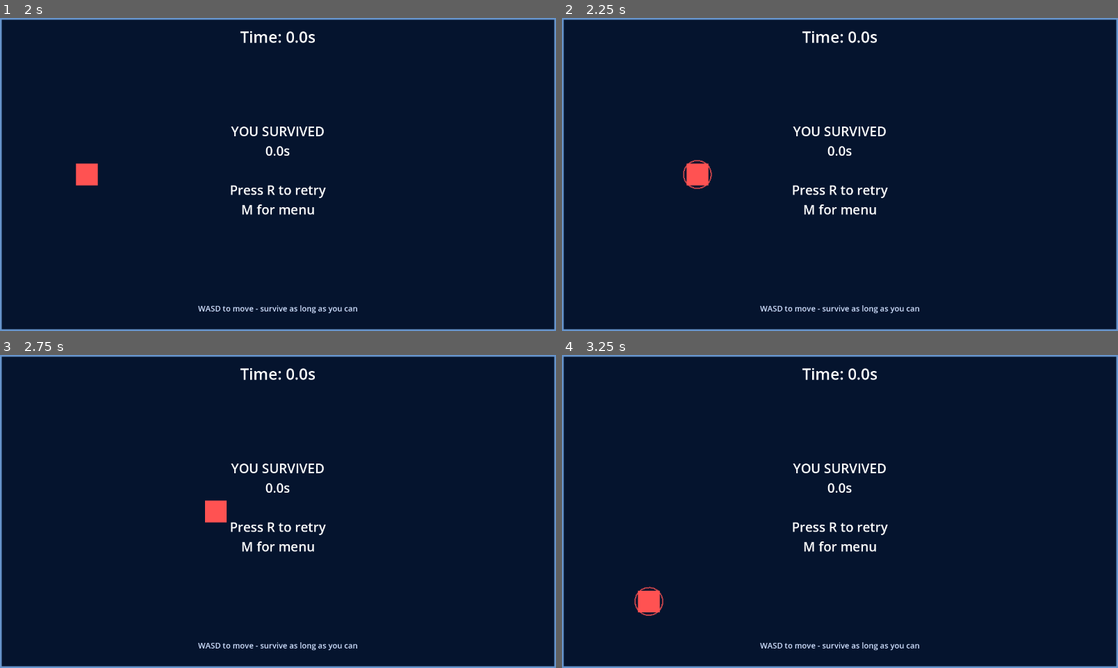
Above: before the commit, frames 1-4 (two rows, left to right).
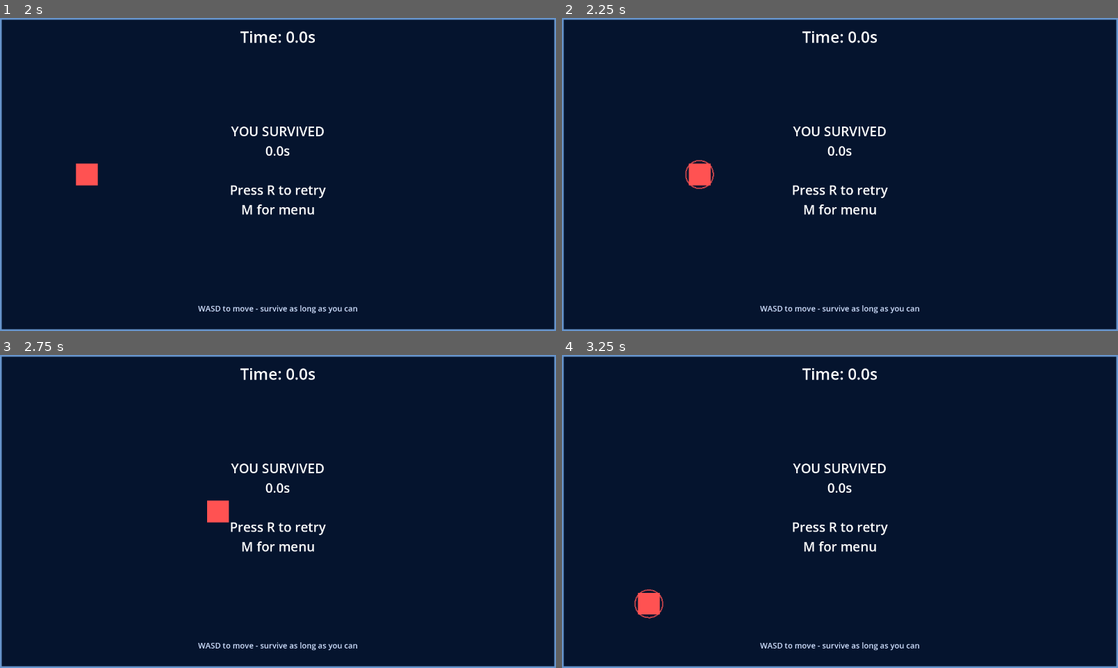
Above: after the commit, the same moments.

Repository: gabrielburd8-lgtm/Dodge-Bomb-Finals-By-Gab
Game: Godot game, scene res://scenes/Main.tscn
Same seed, same stepped clock (60 frames per second), same inputs: the game is played once before the commit and once after it.
Inputs:
- Up to frame 1 (2 s): click "Solo" at 0.5 s; click "Start Match" at 1.25 s
- Up to frame 2 (2.25 s): tap R at 2 s; hold D from 2.03 s (still down); hold Shift from 2.03 s (still down)
- Up to frame 3 (2.75 s): keep holding D; keep holding Shift; tap Ctrl at 2.3 s
- Up to frame 4 (3.25 s): tap R at 2.75 s; release D at 2.78 s; release Shift at 2.78 s; hold S from 2.78 s (still down); tap Ctrl at 2.85 s; tap Shift at 3.05 s

Frame 1 is identical in both runs. In frame 2, 0.1% of the frame differs, in the area x 21-28%, y 45-55%; in frame 3, less than 0.1%; in frame 4, 0.1%.

Commit message:
Update player movement and ability logic with collectable dash/shield support, cooldowns, and shield protection.

Diff:
--- a/scripts/Player.gd
+++ b/scripts/Player.gd
@@ -1,7 +1,7 @@
 extends CharacterBody2D
 
 const SPEED = 360.0
-const DASH_SPEED = 670.0
+const DASH_SPEED = 700.0
 const DASH_TIME = 0.18
 const DASH_COOLDOWN = 1.5
 const SHIELD_DURATION = 10.0
@@ -19,6 +19,7 @@
 var shield_cooldown := 0.0
 var shield_active := false
 var arena_size := DEFAULT_ARENA_SIZE
+var collected_ability := ""
 
 func _ready():
 	add_to_group("players")
@@ -110,6 +111,8 @@
 	player_color = color
 	if has_node("ColorRect"):
 		$ColorRect.color = player_color
+	if not can_collect_pickup(collected_ability):
+		collected_ability = ""
 	queue_redraw()
 
 func set_arena_bounds(size: Vector2):
@@ -121,6 +124,9 @@
 	if is_color_close(player_color, Color(0.26, 0.62, 1.0)):
 		return "shield"
 	return "none"
+
+func get_color_ability_name() -> String:
+	return get_ability_type()
 
 func is_color_close(color_a: Color, color_b: Color) -> bool:
 	var delta = Vector3(
@@ -130,9 +136,27 @@
 	)
 	return delta.length() < 0.15
 
+func can_collect_pickup(pickup_type: String) -> bool:
+	if pickup_type == "":
+		return false
+	if pickup_type == "dash":
+		return get_ability_type() == "dash" and (collected_ability == "" or collected_ability == "dash")
+	if pickup_type == "shield":
+		return get_ability_type() == "shield" and (collected_ability == "" or collected_ability == "shield")
+	return false
+
+func collect_pickup(pickup_type: String):
+	if not can_collect_pickup(pickup_type):
+		return
+	collected_ability = pickup_type
+
+func has_collected_ability() -> bool:
+	return collected_ability != ""
+
 func activate_ability():
-	var ability = get_ability_type()
-	if ability == "dash":
+	if not alive:
+		return
+	if collected_ability == "dash":
 		if dash_cooldown > 0.0 or dash_timer > 0.0:
 			return
 		dash_timer = DASH_TIME
@@ -140,8 +164,7 @@
 		if last_movement_direction.length() == 0.0:
 			last_movement_direction = Vector2.RIGHT
 		return
-
-	if ability == "shield":
+	if collected_ability == "shield":
 		if shield_active or shield_cooldown > 0.0:
 			return
 		shield_active = true
@@ -149,14 +172,36 @@
 		shield_cooldown = SHIELD_COOLDOWN
 		return
 
+	var ability = get_ability_type()
+	if ability == "dash":
+		if dash_cooldown > 0.0 or dash_timer > 0.0:
+			return
+		dash_timer = DASH_TIME
+		dash_cooldown = DASH_COOLDOWN
+		if last_movement_direction.length() == 0.0:
+			last_movement_direction = Vector2.RIGHT
+		return
+	if ability == "shield":
+		if shield_active or shield_cooldown > 0.0:
+			return
+		shield_active = true
+		shield_timer = SHIELD_DURATION
+		shield_cooldown = SHIELD_COOLDOWN
+		return
+
+func activate_collected_ability():
+	if not has_collected_ability():
+		return
+	activate_ability()
+
 func is_dash_ready() -> bool:
-	return get_ability_type() == "dash" and dash_cooldown <= 0.0 and dash_timer <= 0.0
+	return collected_ability == "dash" and dash_cooldown <= 0.0 and dash_timer <= 0.0
 
 func is_shield_active() -> bool:
-	return get_ability_type() == "shield" and shield_active
+	return shield_active and collected_ability == "shield"
 
 func is_shield_ready() -> bool:
-	return get_ability_type() == "shield" and not shield_active and shield_cooldown <= 0.0
+	return not shield_active and shield_cooldown <= 0.0 and collected_ability == "shield"
 
 func get_dash_cooldown() -> float:
 	return dash_cooldown
@@ -171,8 +216,9 @@
 	return is_shield_active()
 
 func keep_in_arena():
-	var min_bounds = Vector2(26.0, 26.0)
-	var max_bounds = arena_size - Vector2(26.0, 26.0)
+	var padding = 26.0
+	var min_bounds = Vector2(padding, padding)
+	var max_bounds = arena_size - Vector2(padding, padding)
 	global_position = global_position.clamp(min_bounds, max_bounds)
 
 func die():
